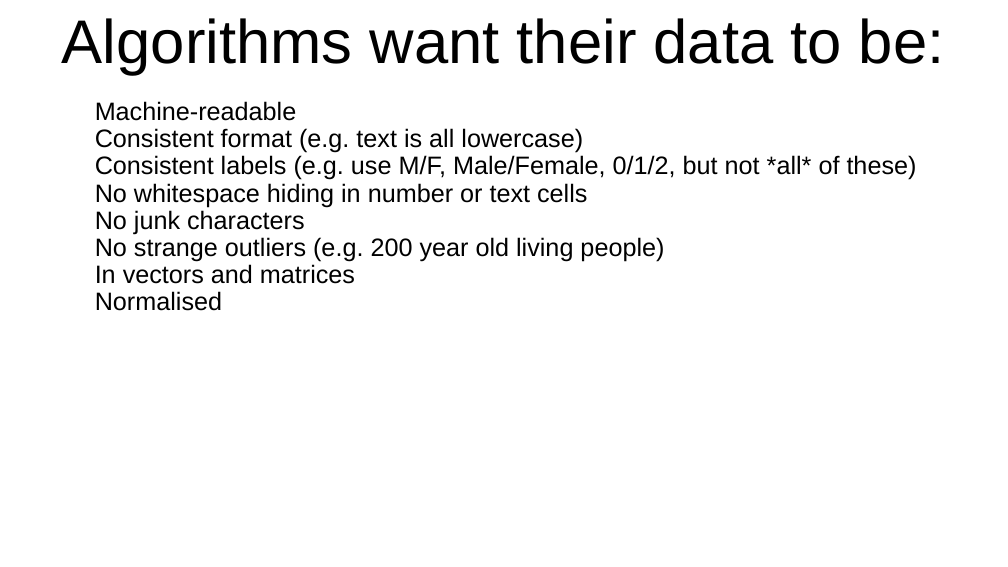
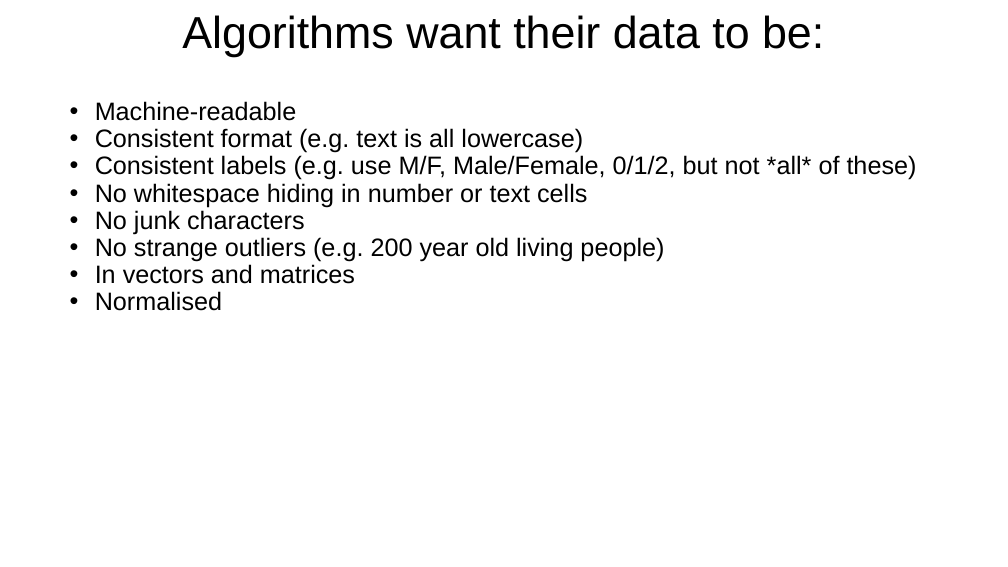
Before and after one commit to bodacea/datascienceforbeginners, a slide deck: slide 6 of Session 05 Cleaning and Exploring.ppt (slide 4 before the commit). Drawn at 1008x567 pixels with LibreOffice and Linux fonts; fonts in the diff are those of the drawing. Boxes give left, top, right and bottom in pixels: in the first picture for what was removed or moved away, otherwise in the second. Text is boxed around its words. In the diff, an @@ line names an element or a change of style, - is before the commit and + after.

```diff
--- a/Session 05 Cleaning and Exploring.ppt
+++ b/Session 05 Cleaning and Exploring.ppt
@@ title "Algorithms want their data to ..." at (182,15,824,57): size 44 to 32 pt @@
@@ text "Machine-readable" at (95,101,917,311): bullet colour #FFFFFF to #000000 @@
```
Also in this commit, not shown: 26 other slides changed, 2 slides added, 2 slides removed.
